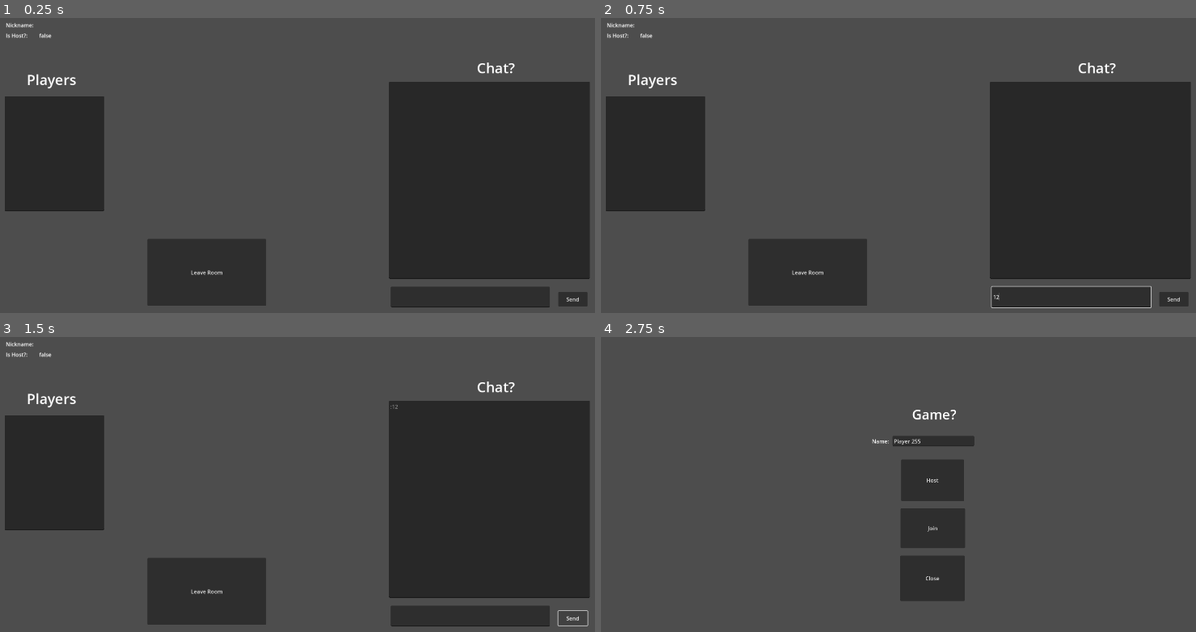
Above: before the commit, frames 1-4 (two rows, left to right).
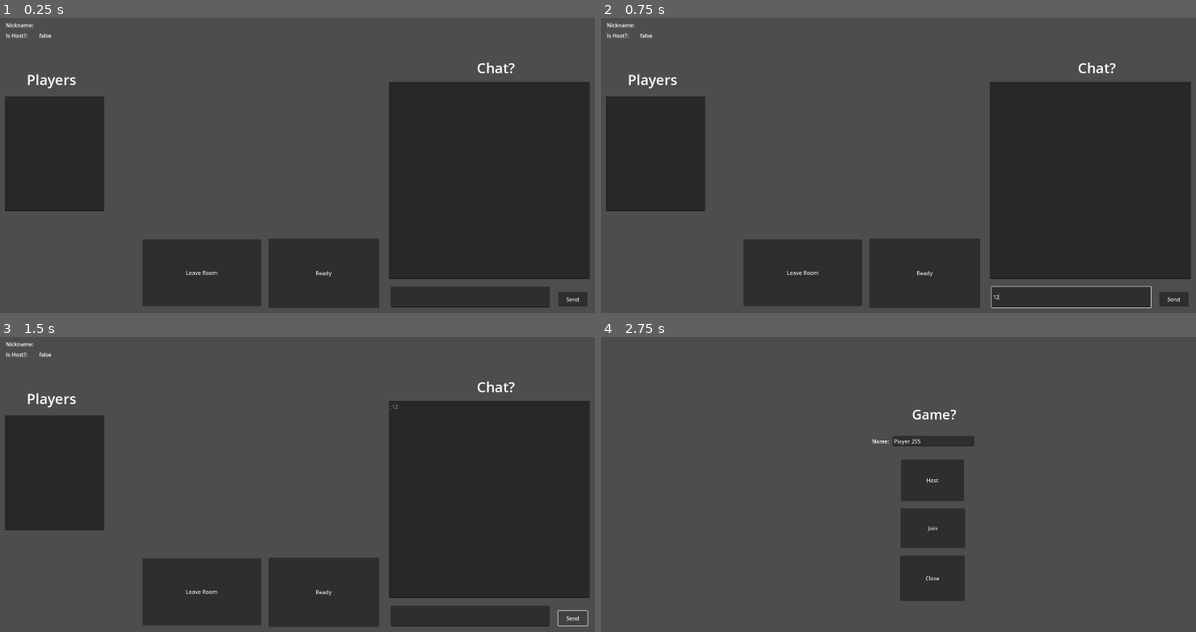
Above: after the commit, the same moments.

Repository: pvmathew/denliner
Game: Godot game, scene res://Scenes/Lobby/lobby.tscn
Two runs of this game, one before a commit and one after it. Both use one fixed random seed, a clock stepped at 60 frames per second and the inputs below. This scene is started directly instead of the project's main scene.
Inputs (mouse positions are in pixels of both pictures, inside the frame that each line leads up to):
- Up to frame 1 (0.25 s): no input
- Up to frame 2 (0.75 s): click (1071, 298) at 0.52 s; type "12" at 0.6 s
- Up to frame 3 (1.5 s): click "Send" at 1.25 s
- Up to frame 4 (2.75 s): click "Leave Room" at 2 s

The runs differ from the first frame. In frame 1, 4.7% of the frame differs, in the area x 23-64%, y 74-99%; in frame 2, 4.7%; in frame 3, 4.7%; in frame 4, nothing differs.

Commit message:
Add ready button and highlight players in list when they press it

Diff:
--- a/Global/player_data.gd
+++ b/Global/player_data.gd
@@ -2,3 +2,4 @@
 
 var nickname: String = ""
 var is_host = false
+var is_ready = false
--- a/Global/session_data.gd
+++ b/Global/session_data.gd
@@ -5,6 +5,7 @@
 
 signal player_connected(player_data)
 signal player_disconnected(peer_id)
+signal player_ready_changed(peer_id, value)
 
 # This will contain player info for every player,
 # with the keys being each player's unique IDs.
@@ -15,10 +16,6 @@
 	multiplayer.peer_connected.connect(_on_player_connected)
 	multiplayer.peer_disconnected.connect(_on_player_disconnected)
 	multiplayer.connected_to_server.connect(_on_connected_ok)
-
-	if PlayerData.is_host:
-		players[1] = PlayerData
-	player_connected.emit(1, PlayerData)
 
 func start_session():
 	PlayerData.is_host = true
@@ -33,7 +30,10 @@
 
 	multiplayer.multiplayer_peer = peer
 
-	players[1] = PlayerData.nickname
+	players[1] = {
+		"name": PlayerData.nickname,
+		"is_ready": false
+	}
 	player_connected.emit(1, PlayerData.nickname)
 
 	get_tree().change_scene_to_file(LOBBY_SCENE_PATH)
@@ -58,25 +58,42 @@
 	multiplayer.multiplayer_peer = null
 	get_tree().change_scene_to_file(MAIN_MENU_SCENE_PATH)
 
+func toggle_ready():
+	var new_value = not PlayerData.is_ready
+	PlayerData.is_ready = new_value
+	var peer_id = multiplayer.get_unique_id()
+	rpc("change_player_ready", new_value)
 
-@rpc("any_peer", "reliable")
-func _register_player(new_player_data):
-	print(new_player_data)
-	var new_player_id = multiplayer.get_remote_sender_id()
-	players[new_player_id] = new_player_data
-	player_connected.emit(new_player_id, new_player_data)
+@rpc("any_peer", "call_local")
+func change_player_ready(value):
+	print("remote sender id from multipler.get_remote_sender_id: ", multiplayer.get_remote_sender_id())
+	print("They changed their ready state to: ", value)
+	player_ready_changed.emit(multiplayer.get_remote_sender_id(), value)
+
 
 # When a peer connects, send them my player info.
 # This allows transfer of all desired data for each player, not only the unique ID.
 func _on_player_connected(id):
 	print("Player connected: ", id)
-	_register_player.rpc_id(id, PlayerData.nickname)
+	_register_player.rpc_id(id, PlayerData.nickname, PlayerData.is_ready)
+
+@rpc("any_peer", "reliable")
+func _register_player(player_name, ready_value):
+	var peer_id = multiplayer.get_remote_sender_id()
+	players[peer_id] = {
+		"name": name,
+		"is_ready": ready_value
+	}
+	player_connected.emit(peer_id, player_name, ready_value)
 
 func _on_connected_ok():
 	print("Connection was made ok")
 	var peer_id = multiplayer.get_unique_id()
-	players[peer_id] = PlayerData
-	player_connected.emit(peer_id, PlayerData.nickname)
+	players[peer_id] = {
+		"name": PlayerData.nickname,
+		"is_ready": PlayerData.is_ready
+	}
+	player_connected.emit(peer_id, PlayerData.nickname, PlayerData.is_ready)
 
 func _on_player_disconnected(id):
 	print("Player disconnected: ", id)
--- a/Scenes/Lobby/lobby.gd
+++ b/Scenes/Lobby/lobby.gd
@@ -1,34 +1,79 @@
 extends Node2D
+
+var player_labels = {}
 
 func _ready():
 	SessionData.player_connected.connect(self._on_player_connected)
 	SessionData.player_disconnected.connect(self._on_player_disconnected)
+	SessionData.player_ready_changed.connect(self._on_player_ready_changed)
 
+	# For Debug purposes, shows player info in top left
 	$Nickname/Value.text = PlayerData.nickname
 	$"IsHost/Value".text = str(PlayerData.is_host)
 
 	for player in SessionData.players.values():
 		print(player)
-		$PlayerList.text += player
+		$PlayerList.text += player.name + "\n"
 
+
+	for peer_id in SessionData.players.keys():
+		var label = Label.new()
+		label.text = SessionData.players[peer_id].name
+		$PlayerListVBox.add_child(label)
+		player_labels[peer_id] = label
+		print(player_labels)
+
+
+
+# UI Signals
 func _on_leave_room_pressed():
 	SessionData.leave_session()
+
+func _on_ready_pressed():
+	SessionData.toggle_ready()
+	#var my_peer_id = multiplayer.get_unique_id()
+	#if player_labels.has(multiplayer.get_unique_id()):
+		#var label = player_labels[my_peer_id]
+		#if value:
+			#label.add_theme_color_override("font_color", Color.GREEN)
+		#else:
+			#label.add_theme_color_override("font_color", Color.WHITE)
 
 func _on_send_pressed():
 	print("Send button was pressed. Sending the following message: ", $MessageInput.text)
 	rpc("msg_rpc", PlayerData.nickname, $MessageInput.text)
 	$MessageInput.text = ""
 
-func _on_player_connected(peer_id, player_name):
+# RPC Signals
+func _on_player_connected(peer_id, player_name, ready_value):
 	$PlayerList.text += player_name + "\n"
+	var label = Label.new()
+	label.text = player_name
+	$PlayerListVBox.add_child(label)
+	player_labels[peer_id] = label
 
 func _on_player_disconnected(peer_id):
 	$PlayerList.text = ""
-	for player_name in SessionData.players.values():
-		$PlayerList.text += player_name + "\n"
+	for player in SessionData.players.values():
+		$PlayerList.text += player.name + "\n"
 
+	if player_labels.has(peer_id):
+		var label = player_labels[peer_id]
+		$PlayerListVBox.remove_child(label)
+		label.queue_free()
+		player_labels.erase(peer_id)
+
+func _on_player_ready_changed(peer_id, value):
+	print(multiplayer.get_unique_id())
+	print("Player with peer_id: ", peer_id, "  has changed their ready state to: ", value)
+	print(player_labels)
+	if player_labels.has(peer_id):
+		var label = player_labels[peer_id]
+		if value:
+			label.add_theme_color_override("font_color", Color.GREEN)
+		else:
+			label.add_theme_color_override("font_color", Color.WHITE)
 
 @rpc ("any_peer", "call_local")
-func msg_rpc(nickname, data):
-	print("Receiving a message: ", data, "From: ", nickname)
-	$ChatLog.text += str(nickname, ":", data, "\n")
+func msg_rpc(name, data):
+	$ChatLog.text += str(name, ":", data, "\n")
--- a/Scenes/Lobby/lobby.tscn
+++ b/Scenes/Lobby/lobby.tscn
@@ -72,10 +72,10 @@
 "
 
 [node name="LeaveRoom" type="Button" parent="."]
-offset_left = 448.0
-offset_top = 672.0
-offset_right = 801.0
-offset_bottom = 871.0
+offset_left = 433.0
+offset_top = 673.0
+offset_right = 786.0
+offset_bottom = 872.0
 text = "Leave Room"
 
 [node name="PlayerList" type="TextEdit" parent="."]
@@ -93,5 +93,19 @@
 theme = SubResource("Theme_scrcu")
 text = "Players"
 
+[node name="Ready" type="Button" parent="."]
+offset_left = 808.0
+offset_top = 671.0
+offset_right = 1137.0
+offset_bottom = 877.0
+text = "Ready"
+
+[node name="PlayerListVBox" type="VBoxContainer" parent="."]
+offset_left = 366.0
+offset_top = 247.0
+offset_right = 645.0
+offset_bottom = 592.0
+
 [connection signal="pressed" from="Send" to="." method="_on_send_pressed"]
 [connection signal="pressed" from="LeaveRoom" to="." method="_on_leave_room_pressed"]
+[connection signal="pressed" from="Ready" to="." method="_on_ready_pressed"]
